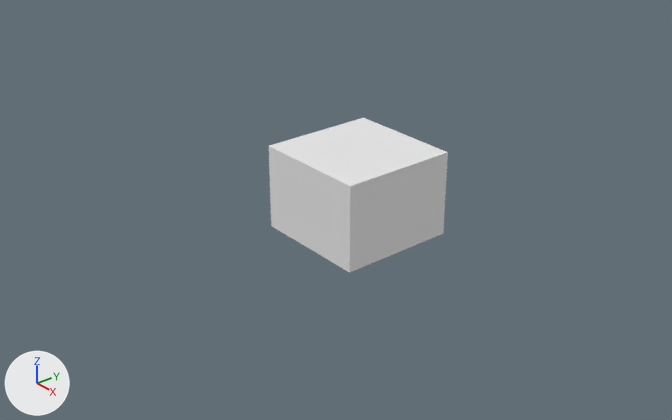
What one commit did to the Blender file Game Jam 2018/BlenderMayaFiles/Panzer4(Blender)/Panzer4.blend.
Before and after are seen from a camera (50 mm lens) standing at (10.28, -8.93, 6.44) and looking at (0.2, -0.6, 0.05). Arrows for +X, +Y and +Z are at lower left; the lights stay in place.

Before the edit, the objects in view are built like this:
```python
me_cube = bpy.data.meshes.new('Cube')
me_cube.from_pydata(...)  # a box spanning x -1.0..1.0, y -1.0..1.0, z -0.71..0.71
me_cube.materials.append(mat_material)  # white #e7e7e7
ob_cube = bpy.data.objects.new('Cube', me_cube)
ob_cube.location = (0.0, 0.0, 0.14)
```
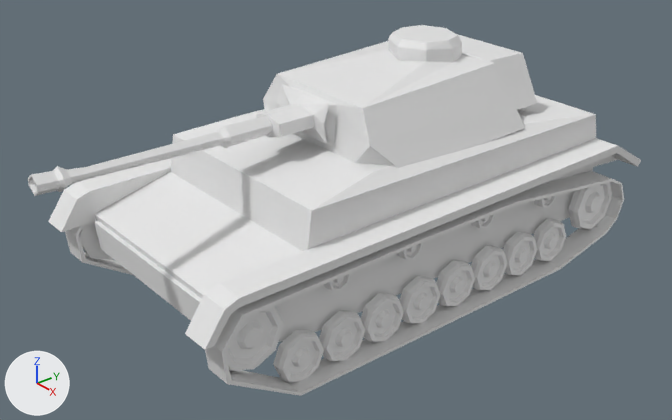
Location of each change, [x1, y1, x2, y2] in pixels of the pictures (672 x 420 px):
'Body', added
    after: [94, 95, 596, 342]
'Cube', reshaped, moved (133% wider, 45% taller)
    before: [269, 118, 448, 273]
    after: [205, 171, 624, 396]
'Turret', added
    after: [28, 25, 537, 196]
'Cover', added
    after: [49, 138, 641, 350]
'Wheel.008', added
    after: [225, 305, 284, 370]
'Wheel', added
    after: [273, 330, 324, 382]
'Wheel.001', added
    after: [319, 311, 365, 361]
'Wheel.003', added
    after: [360, 293, 404, 342]
'Wheel.009', added
    after: [568, 182, 612, 229]
'Wheel.002', added
    after: [399, 276, 440, 323]
'Wheel.004', added
    after: [436, 260, 475, 306]
'Wheel.005', added
    after: [471, 245, 507, 290]
'Wheel.007', added
    after: [503, 232, 537, 275]
'Wheel.006', added
    after: [533, 218, 566, 261]
'Cube.001', added
    after: [65, 225, 133, 275]
'Wheel.019', added
    after: [79, 221, 114, 260]
'Wheel.010', added
    after: [323, 273, 351, 291]
'Wheel.011', added
    after: [397, 243, 423, 260]
'Wheel.013', added
    after: [534, 183, 556, 208]
'Wheel.012', added
    after: [471, 214, 495, 229]

Patch to the scene script:
```diff
--- a/Game Jam 2018/BlenderMayaFiles/Panzer4(Blender)/Panzer4.blend.py
+++ b/Game Jam 2018/BlenderMayaFiles/Panzer4(Blender)/Panzer4.blend.py
@@ me_cube @@
-me_cube.from_pydata(...)  # 8 vertices, 6 faces; spans x -1.0..1.0, y -1.0..1.0, z -0.71..0.71
-me_cube.materials.append(mat_material)  # white #e7e7e7
+me_cube.from_pydata(...)  # 48 vertices, 48 faces; spans x -0.2..0.22, y -4.35..3.89, z -1.13..0.54
+# me_cube part 1: the whole mesh is rebuilt
@@ ob_cube @@
 ob_cube = bpy.data.objects.new('Cube', me_cube)
-ob_cube.location = (0.0, 0.0, 0.14)
+ob_cube.location = (2.01, 0.29, -0.15)
@@ ob_cube_001 @@
+ob_cube_001 = bpy.data.objects.new('Cube.001', me_cube_005)  # 48 vertices, 48 faces; spans x -0.2..0.22, y -4.35..3.89, z -1.13..0.54
+ob_cube_001.location = (-1.93, 0.29, -0.15)
+ob_cube_001.scale = (-1.0, 1.0, 1.0)
@@ ob_wheel_019 @@
+ob_wheel_019 = bpy.data.objects.new('Wheel.019', me_cylinder_019)  # 56 vertices, 50 faces; spans x -0.052..0.123, y -0.381..0.381, z -0.381..0.381
+ob_wheel_019.location = (-1.86, -3.46, -0.17)
+ob_wheel_019.scale = (-1.0, 1.37, 1.37)
@@ ob_wheel_013 @@
+ob_wheel_013 = bpy.data.objects.new('Wheel.013', me_cylinder_019.copy())
+ob_wheel_013.location = (1.9, 2.34, 0.04)
+ob_wheel_013.scale = (1.0, 0.529, 0.529)
@@ ob_wheel_012 @@
+ob_wheel_012 = bpy.data.objects.new('Wheel.012', me_cylinder_019.copy())
+ob_wheel_012.location = (1.9, 0.84, 0.15)
+ob_wheel_012.scale = (1.0, 0.529, 0.529)
@@ ob_wheel_011 @@
+ob_wheel_011 = bpy.data.objects.new('Wheel.011', me_cylinder_019.copy())
+ob_wheel_011.location = (1.9, -0.68, 0.15)
+ob_wheel_011.scale = (1.0, 0.529, 0.529)
@@ ob_wheel_010 @@
+ob_wheel_010 = bpy.data.objects.new('Wheel.010', me_cylinder_019.copy())
+ob_wheel_010.location = (1.9, -2.03, 0.15)
+ob_wheel_010.scale = (1.0, 0.529, 0.529)
@@ ob_wheel_009 @@
+ob_wheel_009 = bpy.data.objects.new('Wheel.009', me_cylinder_019.copy())
+ob_wheel_009.location = (1.9, 3.65, -0.47)
+ob_wheel_009.scale = (1.0, 1.37, 1.37)
@@ ob_wheel_008 @@
+ob_wheel_008 = bpy.data.objects.new('Wheel.008', me_cylinder_019.copy())
+ob_wheel_008.location = (1.9, -3.46, -0.17)
+ob_wheel_008.scale = (1.0, 1.37, 1.37)
@@ ob_wheel_006 @@
+ob_wheel_006 = bpy.data.objects.new('Wheel.006', me_cylinder_019.copy())
+ob_wheel_006.location = (1.9, 2.57, -0.85)
@@ ob_wheel_007 @@
+ob_wheel_007 = bpy.data.objects.new('Wheel.007', me_cylinder_019.copy())
+ob_wheel_007.location = (1.9, 1.82, -0.85)
@@ ob_wheel_004 @@
+ob_wheel_004 = bpy.data.objects.new('Wheel.004', me_cylinder_019.copy())
+ob_wheel_004.location = (1.9, 0.33, -0.85)
@@ ob_wheel_005 @@
+ob_wheel_005 = bpy.data.objects.new('Wheel.005', me_cylinder_019.copy())
+ob_wheel_005.location = (1.9, 1.08, -0.85)
@@ ob_wheel_002 @@
+ob_wheel_002 = bpy.data.objects.new('Wheel.002', me_cylinder_019.copy())
+ob_wheel_002.location = (1.9, -0.42, -0.85)
@@ ob_wheel_003 @@
+ob_wheel_003 = bpy.data.objects.new('Wheel.003', me_cylinder_019.copy())
+ob_wheel_003.location = (1.9, -1.18, -0.85)
@@ ob_wheel_001 @@
+ob_wheel_001 = bpy.data.objects.new('Wheel.001', me_cylinder_019.copy())
+ob_wheel_001.location = (1.9, -1.92, -0.85)
@@ ob_body @@
+ob_body = bpy.data.objects.new('Body', me_cube_002)  # 28 vertices, 26 faces; spans x -1.71..1.78, y -3.78..3.81, z -0.85..1.14; in mat_material_001 (white #e7e7e7)
+ob_body.location = (0.0, 0.0, 0.14)
@@ ob_cover @@
+ob_cover = bpy.data.objects.new('Cover', me_cube_1)  # 40 vertices, 38 faces; spans x 1.73..2.18, y -4.28..4.54, z -0.08..0.48; in mat_material (white #e7e7e7); modifiers MIRROR
+ob_cover.location = (0.03, 0.0, 0.14)
@@ ob_turret @@
+ob_turret = bpy.data.objects.new('Turret', me_cube_001)  # 188 vertices, 187 faces; spans x -1.53..1.53, y -6.16..1.87, z -0.51..0.87
+ob_turret.location = (0.13, 0.9, 1.65)
@@ ob_wheel @@
+ob_wheel = bpy.data.objects.new('Wheel', me_cylinder_019.copy())
+ob_wheel.location = (1.9, -2.67, -0.85)
```
